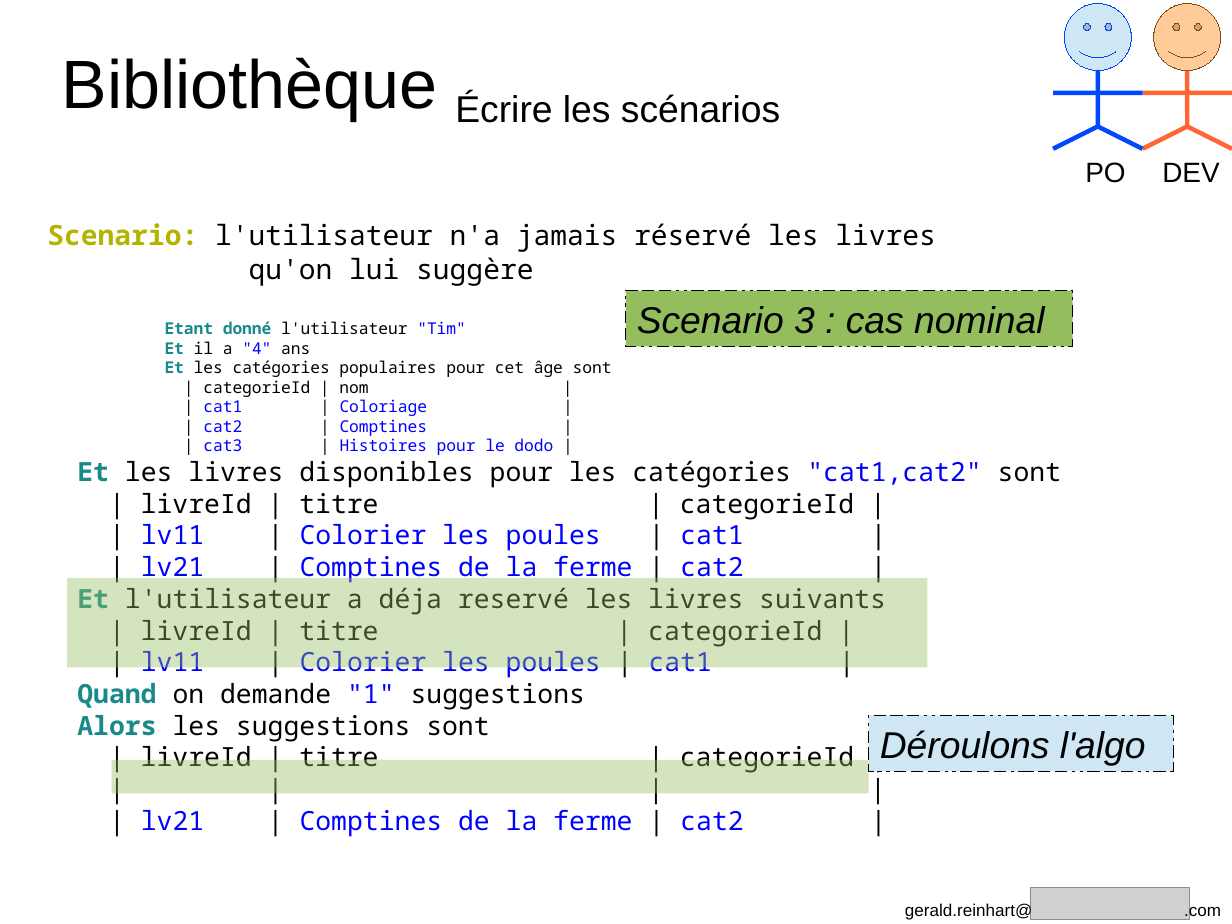
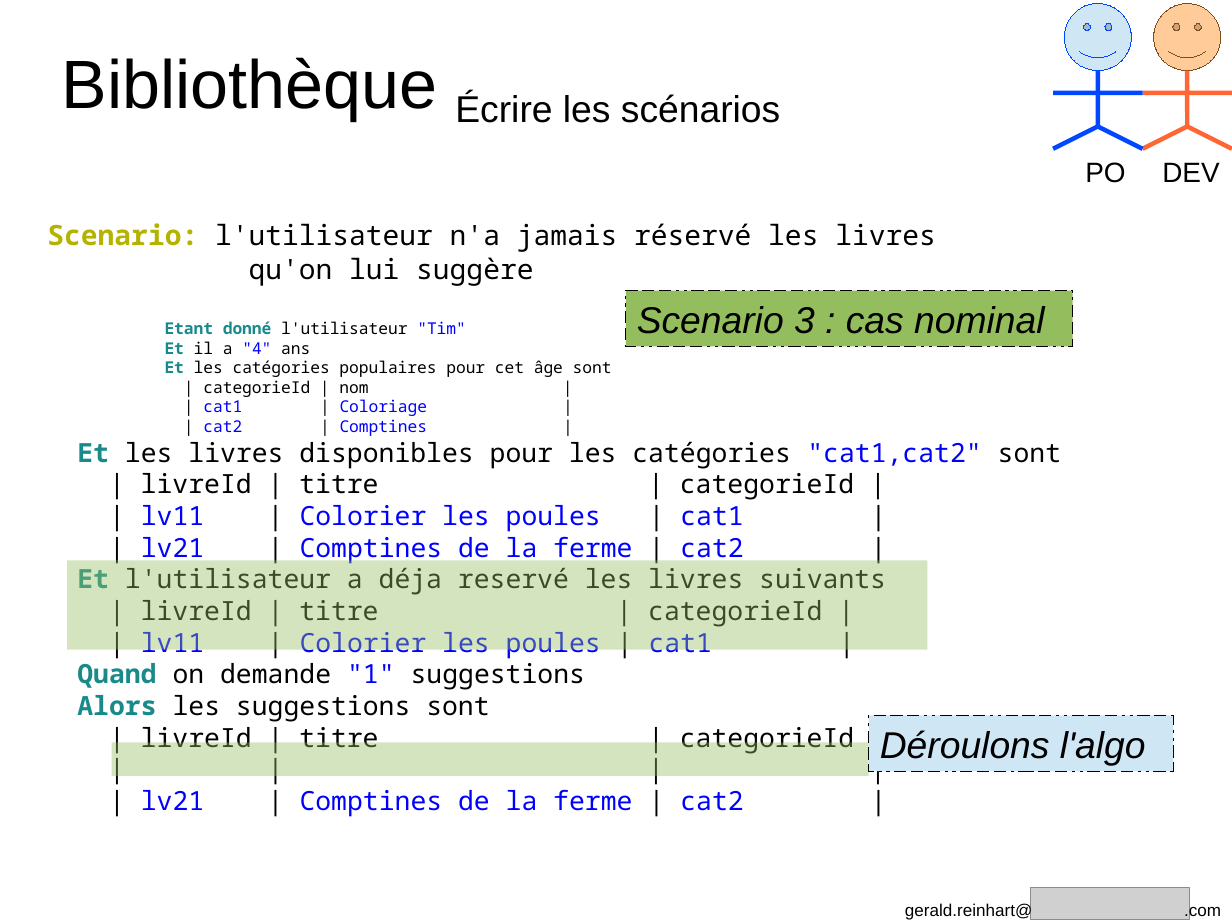
Before and after one commit to GeReinhart/dojo-bdd-library-ws-java, a slide deck: slide 26 of doc/BDD_presentation_agile_grenoble_2016.odp. Drawn at 1232x924 pixels with LibreOffice and Linux fonts; fonts in the diff are those of the drawing; grey boxes stand for pictures. Boxes give left, top, right and bottom in pixels: in the first picture for what was removed or moved away, otherwise in the second. Text is boxed around its words. In the diff, an @@ line names an element or a change of style, - is before the commit and + after.

```diff
--- a/doc/BDD_presentation_agile_grenoble_2016.odp
+++ b/doc/BDD_presentation_agile_grenoble_2016.odp
@@ text at (203,438,553,455): paragraph removed @@
-| cat3 | Histoires pour le dodo |
@@ rectangle: place and size @@
-rectangle at (67,578,928,667)
+rectangle at (67,560,928,650)
@@ rectangle: place and size @@
-rectangle at (112,760,869,794)
+rectangle at (112,742,869,776)
```
Also in this commit, not shown: 5 other slides changed, 2 slides added, 1 slide removed, 6 other files.
